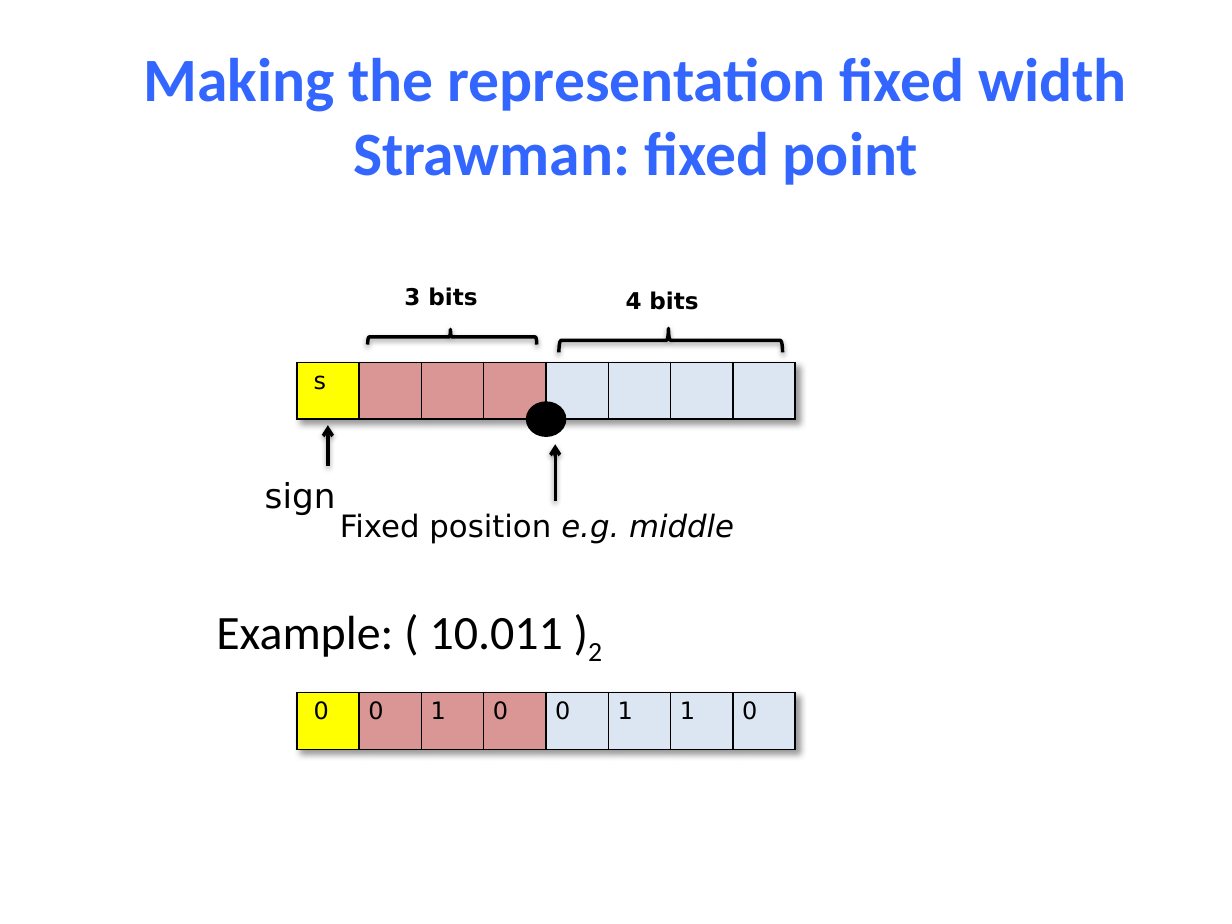
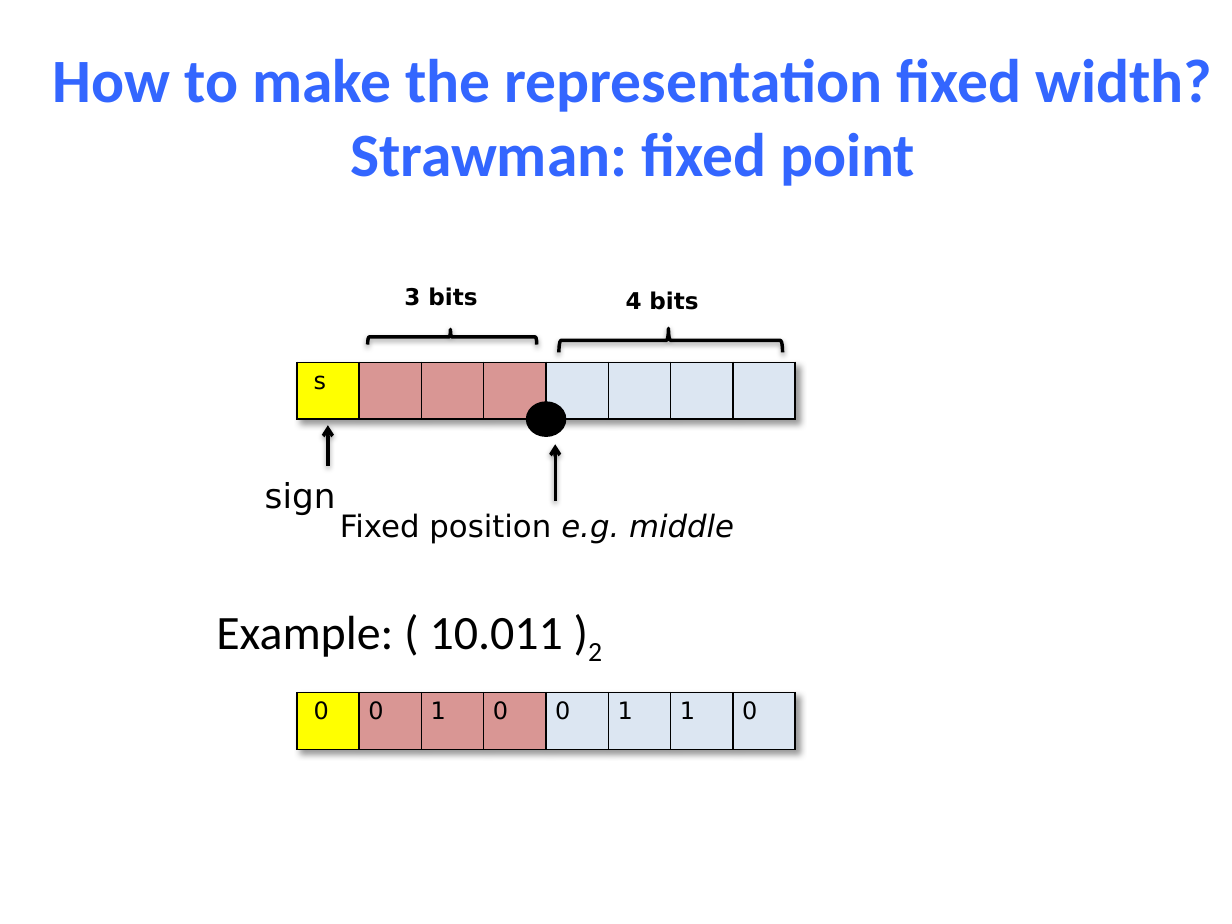
Before and after one commit to NYU-CSO/nyu-cso.github.io, a slide deck: slide 10 of notes/03-floats.pptx (slide 9 before the commit). Drawn at 1232x924 pixels with LibreOffice and Linux fonts; fonts in the diff are those of the drawing. Boxes give left, top, right and bottom in pixels: in the first picture for what was removed or moved away, otherwise in the second. Text is boxed around its words. In the diff, an @@ line names an element or a change of style, - is before the commit and + after.

```diff
--- a/notes/03-floats.pptx
+++ b/notes/03-floats.pptx
@@ title at (x1=53, y1=58, x2=1212, y2=186): text changed @@
-Making the representation fixed width
-Strawman: fixed point
+How to make the representation fixed width?
+Strawman: fixed point
```
Also in this commit, not shown: 14 other slides changed, 2 slides added, 1 other file.
